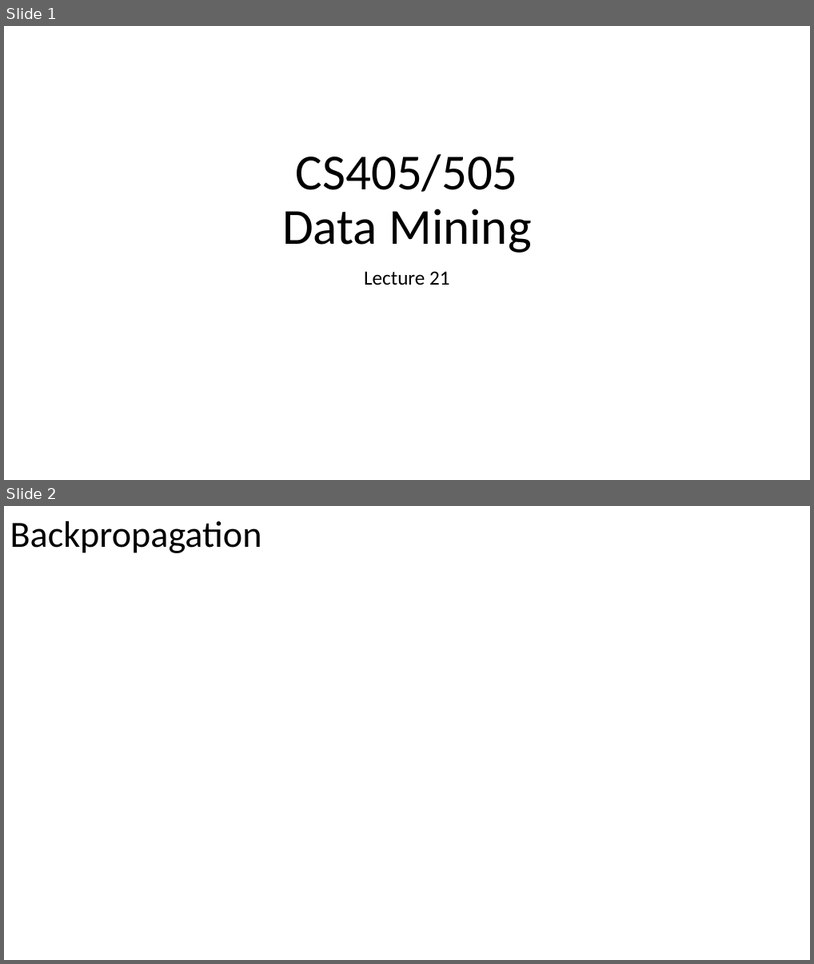
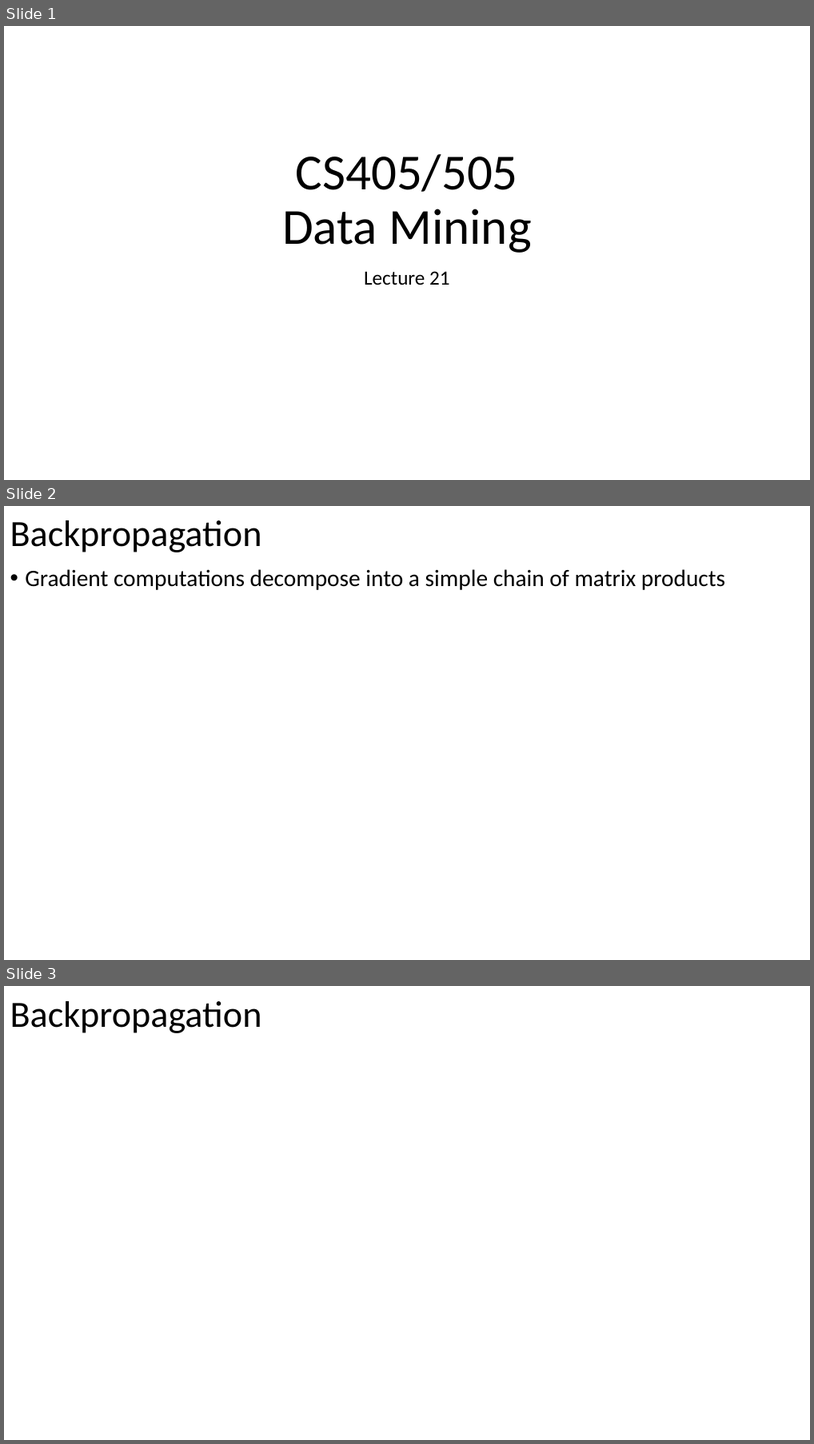
Before and after one commit to russellu/cs405, a slide deck: Lecture_21.pptx. Shown one above the other, each under a label of ours: slides 1 and 2 before the commit, slides 1, 2 and 3 after it. The pictures are 814x964 and 814x1444 pixels, drawn with LibreOffice and Linux fonts; fonts in the diff are those of the drawing; background and template pictures are left out. Boxes give left, top, right and bottom in pixels: in the first picture for what was removed or moved away, otherwise in the second. Text is boxed around its words. In the diff, an @@ line names an element or a change of style, - is before the commit and + after.

```diff
--- a/Lecture_21.pptx
+++ b/Lecture_21.pptx
@@ slide 2 added at (4, 506, 810, 960), background #FFFFFF @@
@@ title added at (10, 520, 262, 552), 44 pt, text #000000 @@
+Backpropagation
@@ text added at (25, 569, 726, 590), 28 pt, text #000000 @@
+• Gradient computations decompose into a simple chain of matrix products
@@ what was slide 2 is now slide 3 @@
```
Also in this commit, not shown: 9 other slides added, 6 slides removed.
